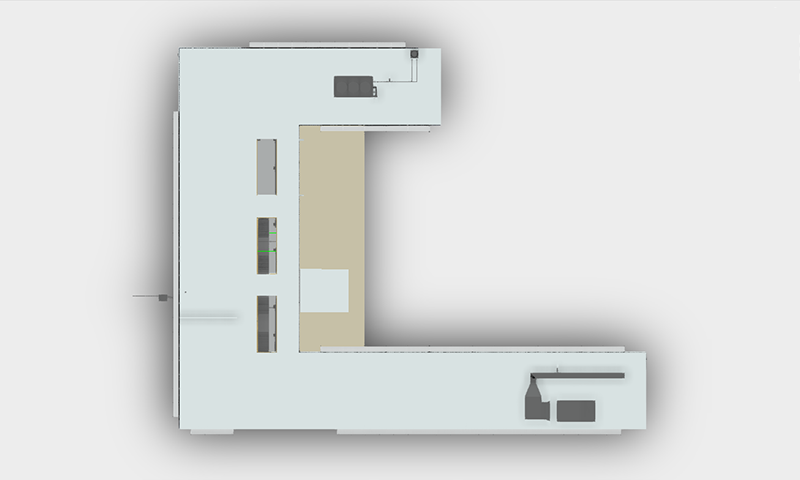
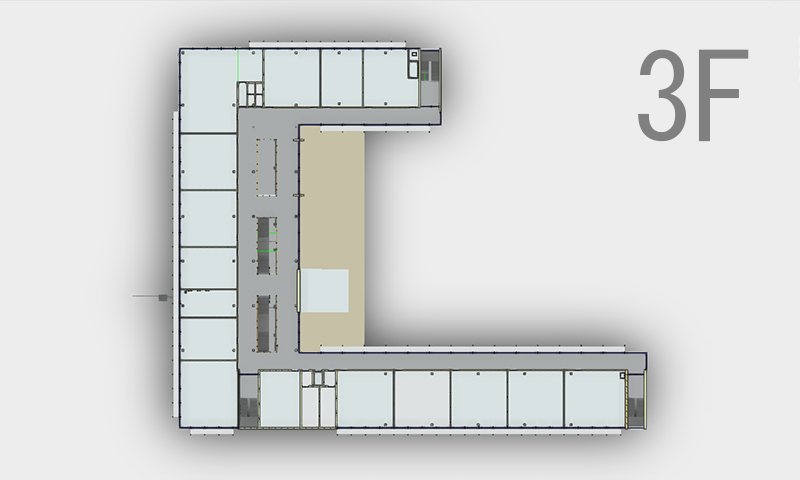
Layered file, before and after one edit (800x480). Changes by layer:
hid "roof" over [left=170, top=39, right=749, bottom=437]
added layer "3F" above "3rd floor" over [left=638, top=49, right=749, bottom=142]
added layer "2F" above "2nd floor" over [left=638, top=49, right=749, bottom=142]
added layer "1F" above "1st floor" over [left=644, top=49, right=749, bottom=142]
